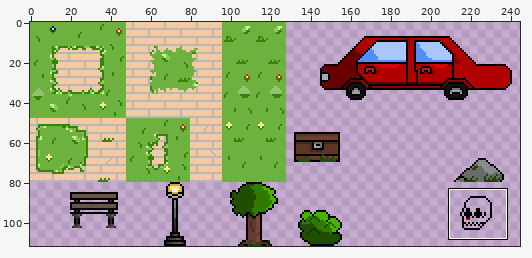
Two states of a sprite sheet, Assets/Sprites/Tile Map/Tile_Map.png. Above: a wide view before the commit, with the close-up outlined.
Close-up. First the earlier version:
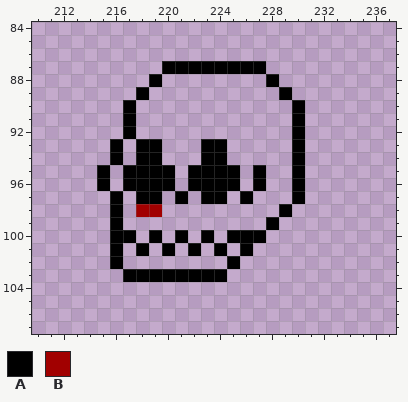
The file is 266x112 pixels. Colours within 5 levels of each other are drawn and written as one. Shown: x 210..237, y 84..107. The wide view leaves out empty margins.
Palette (. is transparent): A #000000  B #a10000
Pixels before, first column x 215:
 87 .....AAAAAAAA...
 88 ....A........A..
 89 ...A..........A.
 90 ..A............A
 91 ..A............A
 92 ..A............A
 93 .A.AA...AA.....A
 94 .A.AA...AA.....A
 95 A.AAAA.AAAA.A..A
 96 A.AAAA.AAAA.A..A
 97 .A.AA.A.AA.A...A
 98 .A.BB.........A.
 99 .A...........A..
100 .AA.A.A.A.AAA...
101 .A.A.A.A.A.A....
102 .A........A.....
103 ..AAAAAAAA......
After:
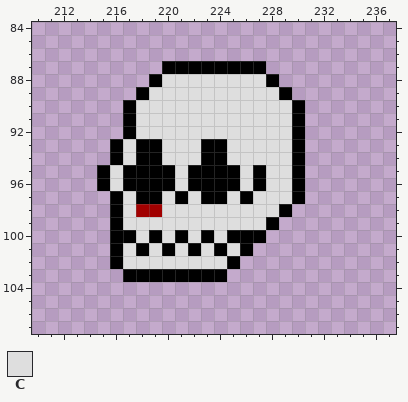
Colours new in this view: C #dedede
What changed:
{"y":88,"x":220,"old":"........","new":"CCCCCCCC"}
{"y":89,"x":219,"old":"..........","new":"CCCCCCCCCC"}
{"y":90,"x":218,"old":"............","new":"CCCCCCCCCCCC"}
{"y":91,"x":218,"old":"............","new":"CCCCCCCCCCCC"}
{"y":92,"x":218,"old":"............","new":"CCCCCCCCCCCC"}
{"y":93,"x":217,"old":".","new":"C"}
{"y":93,"x":220,"old":"...","new":"CCC"}
{"y":93,"x":225,"old":".....","new":"CCCCC"}
{"y":94,"x":217,"old":".","new":"C"}
{"y":94,"x":220,"old":"...","new":"CCC"}
{"y":94,"x":225,"old":".....","new":"CCCCC"}
{"y":95,"x":216,"old":".","new":"C"}
{"y":95,"x":221,"old":".","new":"C"}
{"y":95,"x":226,"old":".","new":"C"}
{"y":95,"x":228,"old":"..","new":"CC"}
{"y":96,"x":216,"old":".","new":"C"}
{"y":96,"x":221,"old":".","new":"C"}
{"y":96,"x":226,"old":".","new":"C"}
{"y":96,"x":228,"old":"..","new":"CC"}
{"y":97,"x":217,"old":".","new":"C"}
{"y":97,"x":220,"old":".","new":"C"}
{"y":97,"x":222,"old":".","new":"C"}
{"y":97,"x":225,"old":".","new":"C"}
{"y":97,"x":227,"old":"...","new":"CCC"}
{"y":98,"x":217,"old":".","new":"C"}
{"y":98,"x":220,"old":".........","new":"CCCCCCCCC"}
{"y":99,"x":217,"old":"...........","new":"CCCCCCCCCCC"}
{"y":100,"x":218,"old":".","new":"C"}
{"y":100,"x":220,"old":".","new":"C"}
{"y":100,"x":222,"old":".","new":"C"}
{"y":100,"x":224,"old":".","new":"C"}
{"y":101,"x":217,"old":".","new":"C"}
{"y":101,"x":219,"old":".","new":"C"}
{"y":101,"x":221,"old":".","new":"C"}
{"y":101,"x":223,"old":".","new":"C"}
{"y":101,"x":225,"old":".","new":"C"}
{"y":102,"x":217,"old":"........","new":"CCCCCCCC"}
{"label":"added","picture_box":[110,74,292,269]}
